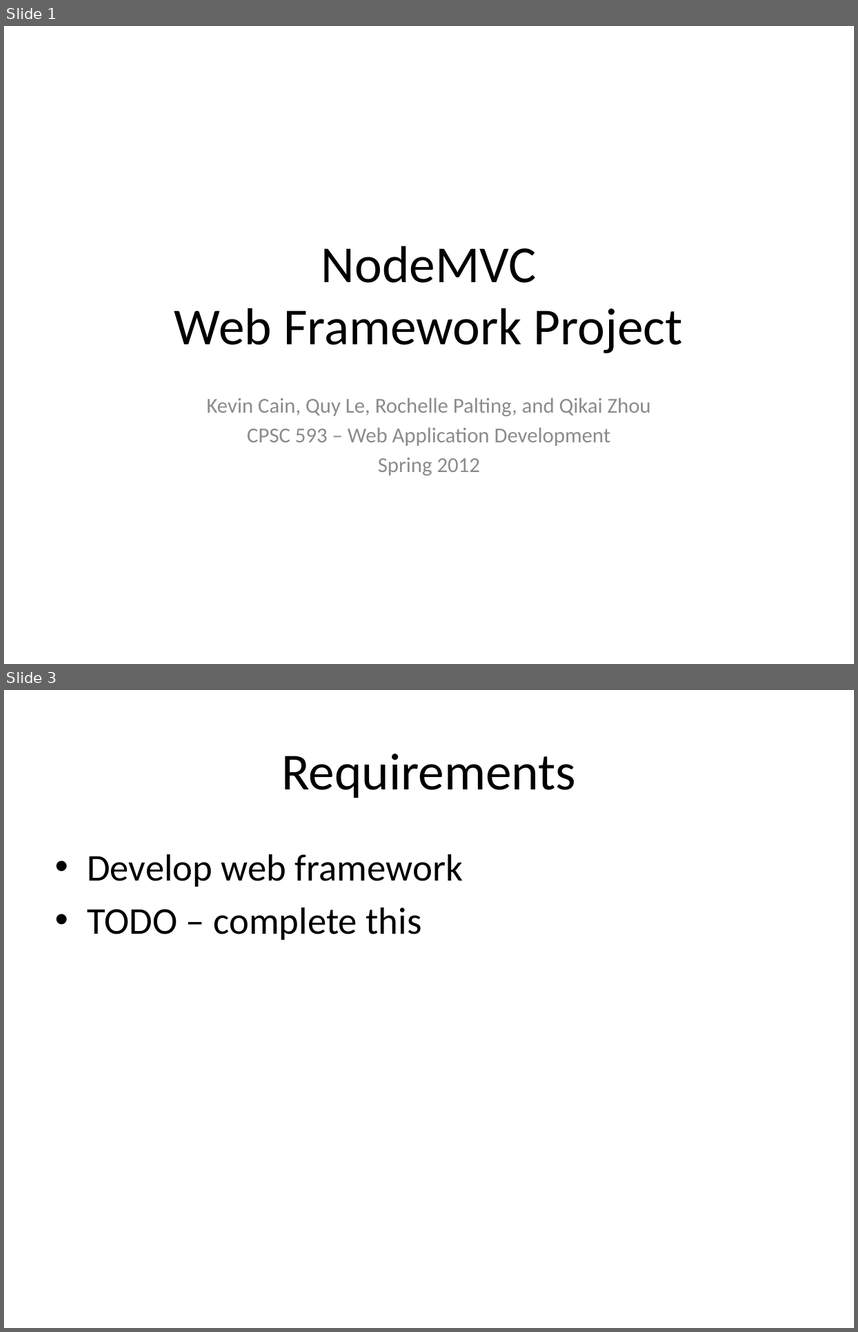
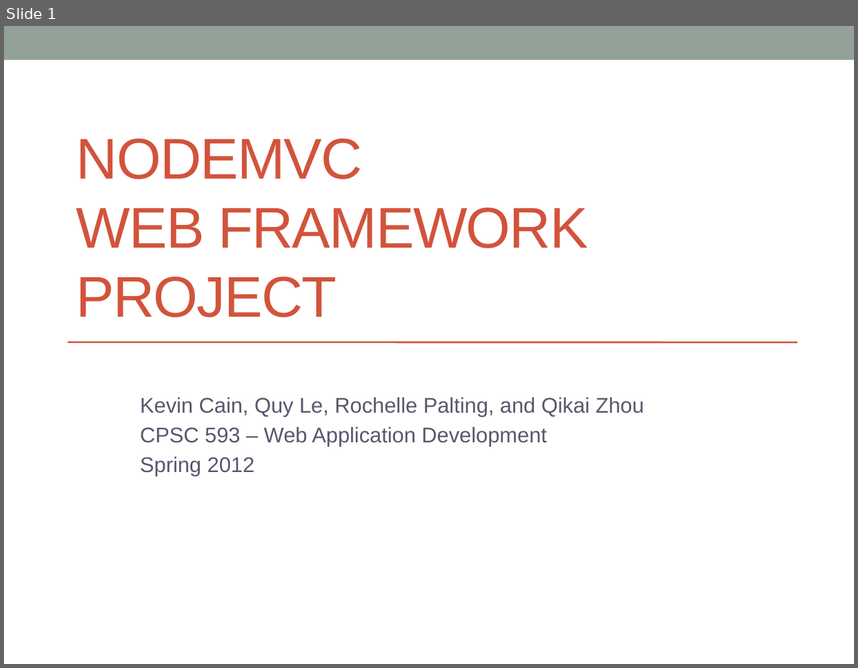
Before and after one commit to nodemvc/node-mvc, a slide deck: Documents/nodeMvcPresentation.pptx. Shown one above the other, each under a label of ours: slides 1 and 3 before the commit, slide 1 after it; the slides between them are not shown. The pictures are 858x1332 and 858x668 pixels, drawn with LibreOffice and Linux fonts; fonts in the diff are those of the drawing. Boxes give left, top, right and bottom in pixels: in the first picture for what was removed or moved away, otherwise in the second. Text is boxed around its words. In the diff, an @@ line names an element or a change of style, - is before the commit and + after.

```diff
--- a/Documents/nodeMvcPresentation.pptx
+++ b/Documents/nodeMvcPresentation.pptx
@@ slide 3 removed at (x1=4, y1=690, x2=854, y2=1328), background #FFFFFF @@
@@ title removed at (x1=281, y1=753, x2=576, y2=798) @@
-Requirements
@@ text removed at (x1=87, y1=854, x2=463, y2=940) @@
-• Develop web framework
-• TODO – complete this
@@ slide 1 changed as well @@
@@ rectangle added at (x1=4, y1=26, x2=854, y2=60), fill #93A299 @@
@@ title "NODEMVC WEB FRAMEWORK PROJECT" at (x1=76, y1=138, x2=588, y2=317): vertical alignment middle to bottom @@
@@ title at (x1=76, y1=138, x2=588, y2=317): text changed; size 44 to 48.6 pt; font Calibri to Arial; text colour #000000 to #D2533C @@
-NodeMVC
-Web Framework Project
+NODEMVC
+WEB FRAMEWORK PROJECT
@@ line added from (67, 342) to (797, 342), #D2533C 1.5 pt @@
@@ subtitle "Kevin Cain, Quy Le, Rochelle ..." at (x1=140, y1=397, x2=644, y2=476): font Calibri to Arial, text colour #8C8C8C to #57576E; alignment centre to left @@
```
Also in this commit, not shown: 7 other slides changed, 6 slides added, 3 other slides removed.
